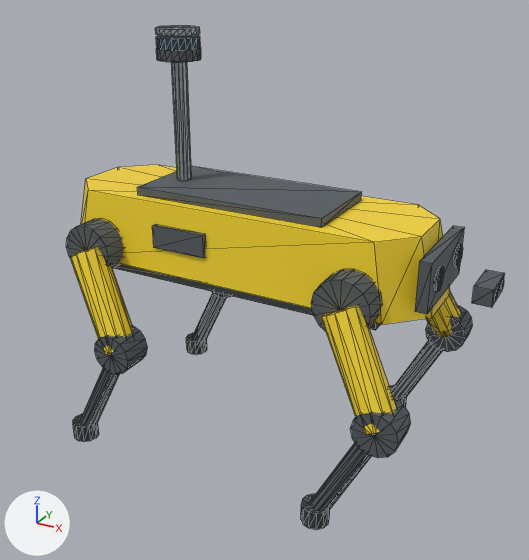
What one commit did to the glTF model argos/assets/robots/spot.glb.
Before and after are seen from a camera (50 mm lens) standing at (0.835, -1.438, 1.146) and looking at (0.058, -0.027, 0.44). Lighting does not change. The marker at lower left points along +X, +Y and +Z. The first picture is the older version. Mesh edges are drawn as thin lines. Vertices at exactly the same position are counted once.

Names of what the first picture shows: 'world'.
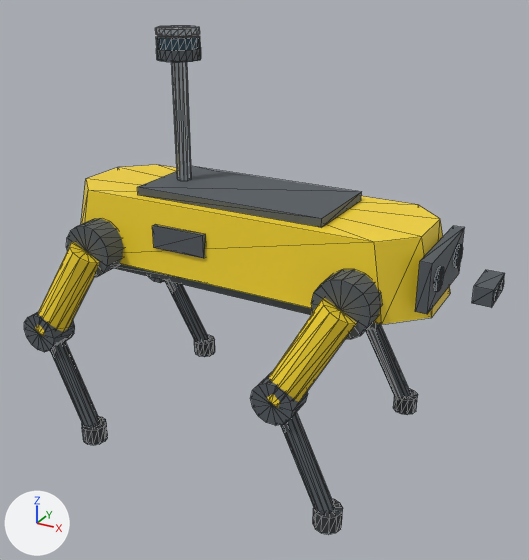
Patch to the scene script:
```diff
--- a/argos/assets/robots/spot.glb.py
+++ b/argos/assets/robots/spot.glb.py
@@ me_world @@
 # used by ob_world; location = (0.0, 0.0, 0.0)
-me_world.from_pydata(...)  # 897 vertices, 1672 faces; spans x -0.48..0.596, y -0.292..0.292, z 0.002..1.002
+me_world.from_pydata(...)  # 897 vertices, 1672 faces; spans x -0.495..0.596, y -0.292..0.292, z 0.002..1.002
+# me_world part 1: the loose piece of 30 vertices spanning x -0.265..-0.165, y -0.283..-0.207, z 0.236..0.334 is moved by (-0.23, 0.0, 0.0)
+# me_world part 2: the loose piece of 30 vertices spanning x -0.265..-0.165, y 0.207..0.283, z 0.236..0.334 is moved by (-0.23, 0.0, 0.0)
+# me_world part 3: the loose piece of 30 vertices spanning x 0.395..0.495, y -0.283..-0.207, z 0.236..0.334 is moved by (-0.23, 0.0, 0.0)
+# me_world part 4: the loose piece of 30 vertices spanning x 0.395..0.495, y 0.207..0.283, z 0.236..0.334 is moved by (-0.23, 0.0, 0.0)
+# me_world part 5: the loose piece of 26 vertices spanning x -0.377..-0.313, y -0.292..-0.228, z 0.002..0.047 is moved by (0.03, 0.0, 0.0)
+# me_world part 6: the loose piece of 26 vertices spanning x -0.377..-0.313, y 0.228..0.292, z 0.002..0.047 is moved by (0.03, 0.0, 0.0)
+# me_world part 7: the loose piece of 26 vertices spanning x 0.283..0.347, y -0.292..-0.228, z 0.002..0.047 is moved by (0.03, 0.0, 0.0)
+# me_world part 8: the loose piece of 26 vertices spanning x 0.283..0.347, y 0.228..0.292, z 0.002..0.047 is moved by (0.03, 0.0, 0.0)
+# me_world part 9: 100 of 897 vertices moved; they spanned x -0.368..-0.177, y -0.286..0.286, z 0.015..0.521 and now span x -0.483..-0.292, y -0.286..0.286, z 0.015..0.521; mean shift (-0.107, 0.0, 0.0); largest move (-0.18, -0.257, 0.306) -> (-0.48, -0.257, 0.306)
+# me_world part 10: 100 of 897 vertices moved; they spanned x 0.292..0.483, y -0.286..0.286, z 0.015..0.521 and now span x 0.177..0.368, y -0.286..0.286, z 0.015..0.521; mean shift (-0.107, 0.0, 0.0); largest move (0.48, -0.257, 0.306) -> (0.18, -0.257, 0.306)
 me_world.materials.append(mat_alloy)
```

Boxes [x1, y1, x2, y2] around the edits, measured in the pictures (529 x 560 px; the box of a moved part takes in the faces that stretch with it):
'world', reshaped (10% wider)
    before: [66, 26, 505, 530]
    after: [24, 26, 505, 534]
part 1 of me_world, moved or reshaped
    before: [95, 325, 147, 375]
    after: [24, 312, 75, 352]
part 2 of me_world, moved or reshaped (mostly hidden)
    before: [211, 291, 231, 298]
    after: [148, 276, 165, 283]
part 3 of me_world, moved or reshaped
    before: [351, 398, 411, 458]
    after: [250, 372, 308, 425]
part 4 of me_world, moved or reshaped (not visible afterwards)
    before: [426, 305, 473, 352]
part 5 of me_world, moved or reshaped
    before: [73, 414, 99, 442]
    after: [82, 416, 108, 445]
part 6 of me_world, moved or reshaped
    before: [186, 333, 207, 355]
    after: [194, 335, 215, 357]
part 7 of me_world, moved or reshaped
    before: [301, 494, 330, 530]
    after: [313, 499, 343, 534]
part 8 of me_world, moved or reshaped
    before: [389, 385, 407, 408]
    after: [393, 389, 418, 415]
part 9 of me_world, moved or reshaped
    before: [70, 247, 226, 427]
    after: [35, 242, 209, 427]
part 10 of me_world, moved or reshaped
    before: [310, 293, 461, 513]
    after: [267, 298, 411, 513]
